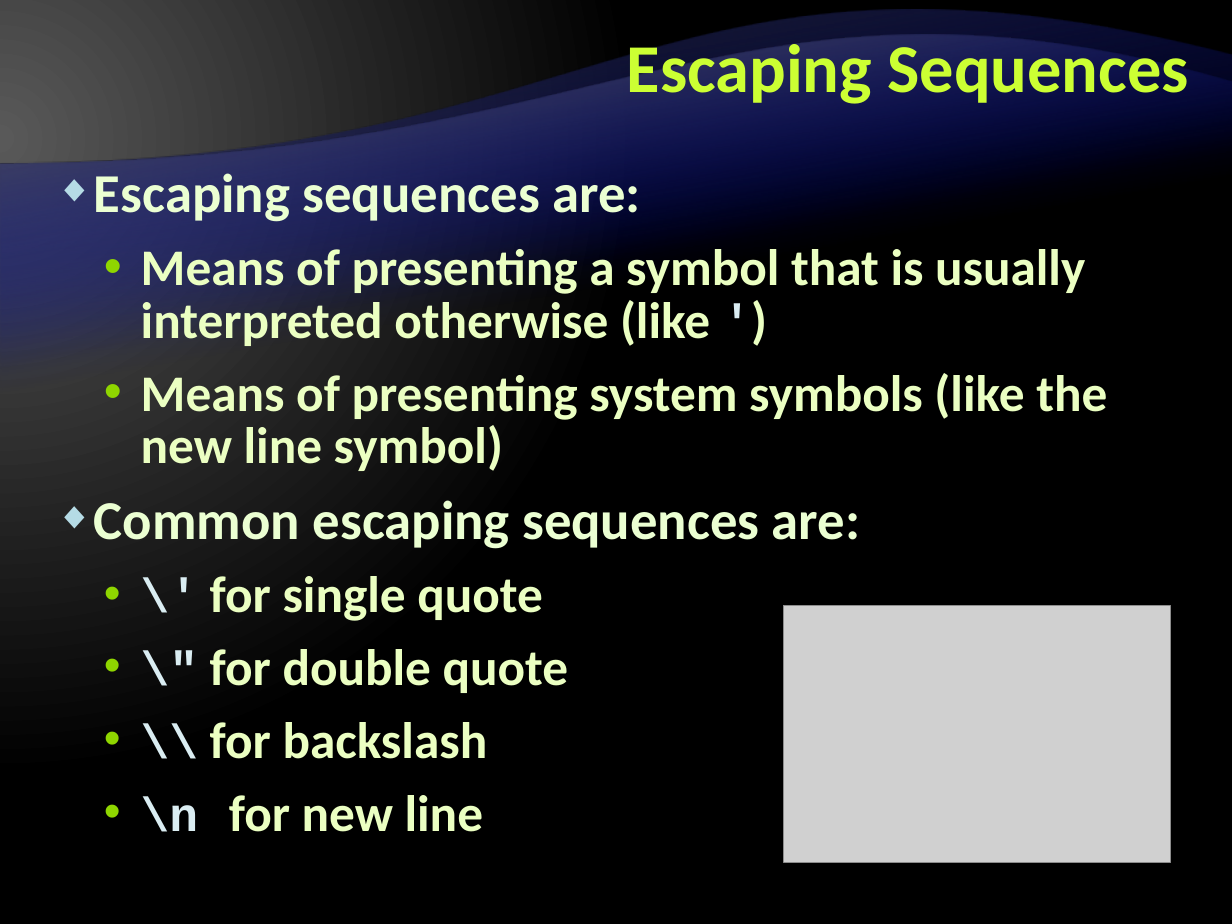
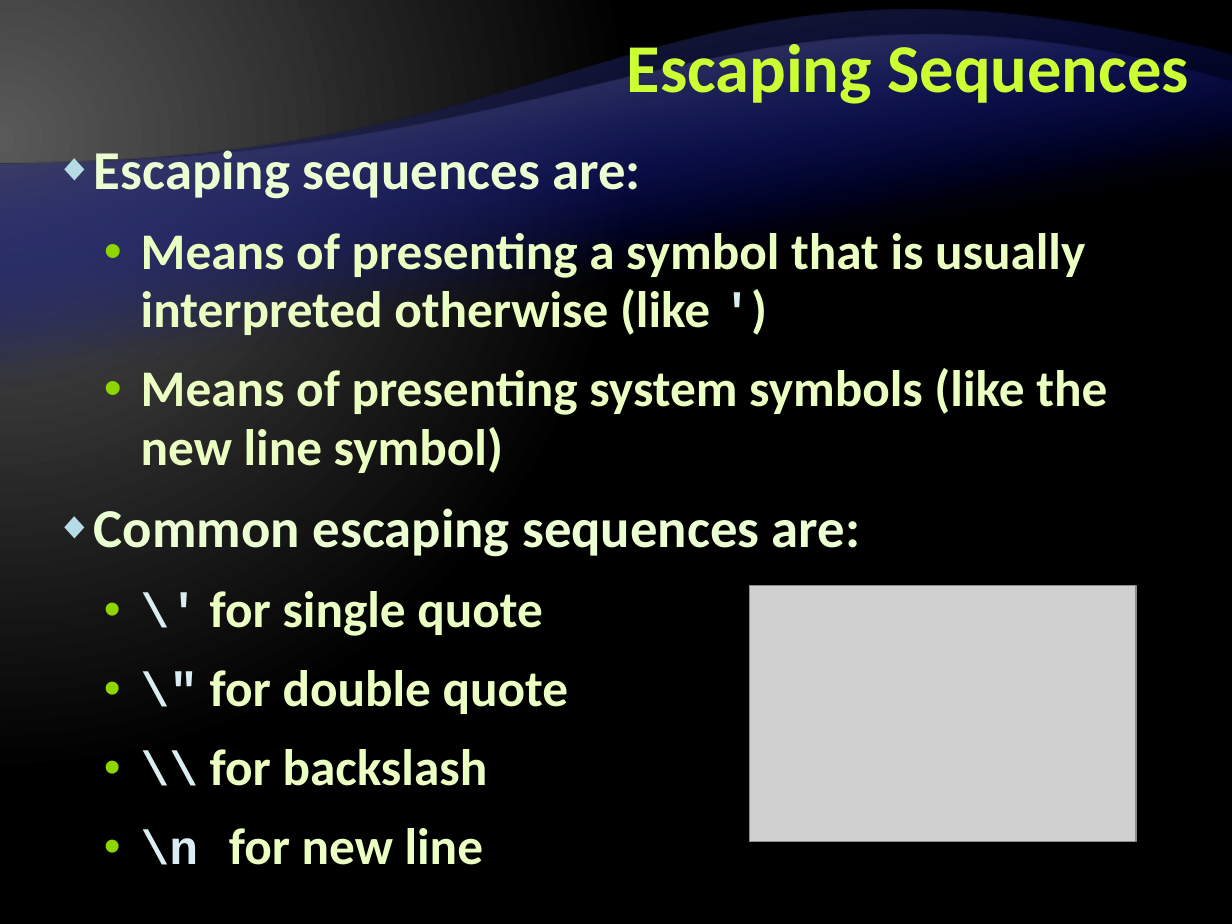
Before and after one commit to Graveheart/aspnetcourse, a slide deck: slide 30 of 2010/lectures/2. CSharp Language Overview - Part I.pptx. Drawn at 1232x924 pixels with LibreOffice and Linux fonts; fonts in the diff are those of the drawing; grey boxes stand for pictures; background and template pictures are left out. Boxes give left, top, right and bottom in pixels: in the first picture for what was removed or moved away, otherwise in the second. Text is boxed around its words. In the diff, an @@ line names an element or a change of style, - is before the commit and + after.

```diff
--- a/2010/lectures/2. CSharp Language Overview - Part I.pptx
+++ b/2010/lectures/2. CSharp Language Overview - Part I.pptx
@@ text "Escaping sequences are:": place and size @@
-text "Escaping sequences are:" at [94,173,1107,832]
+text "Escaping sequences are:" at [94,143,1107,865]
@@ text "Escaping sequences are:" at [94,143,1107,865]: line spacing 0.85 to 0.95 @@
@@ picture: place and size @@
-picture at [784,606,1170,862]
+picture at [749,585,1136,841]
```
Also in this commit, not shown: 49 other slides changed.
